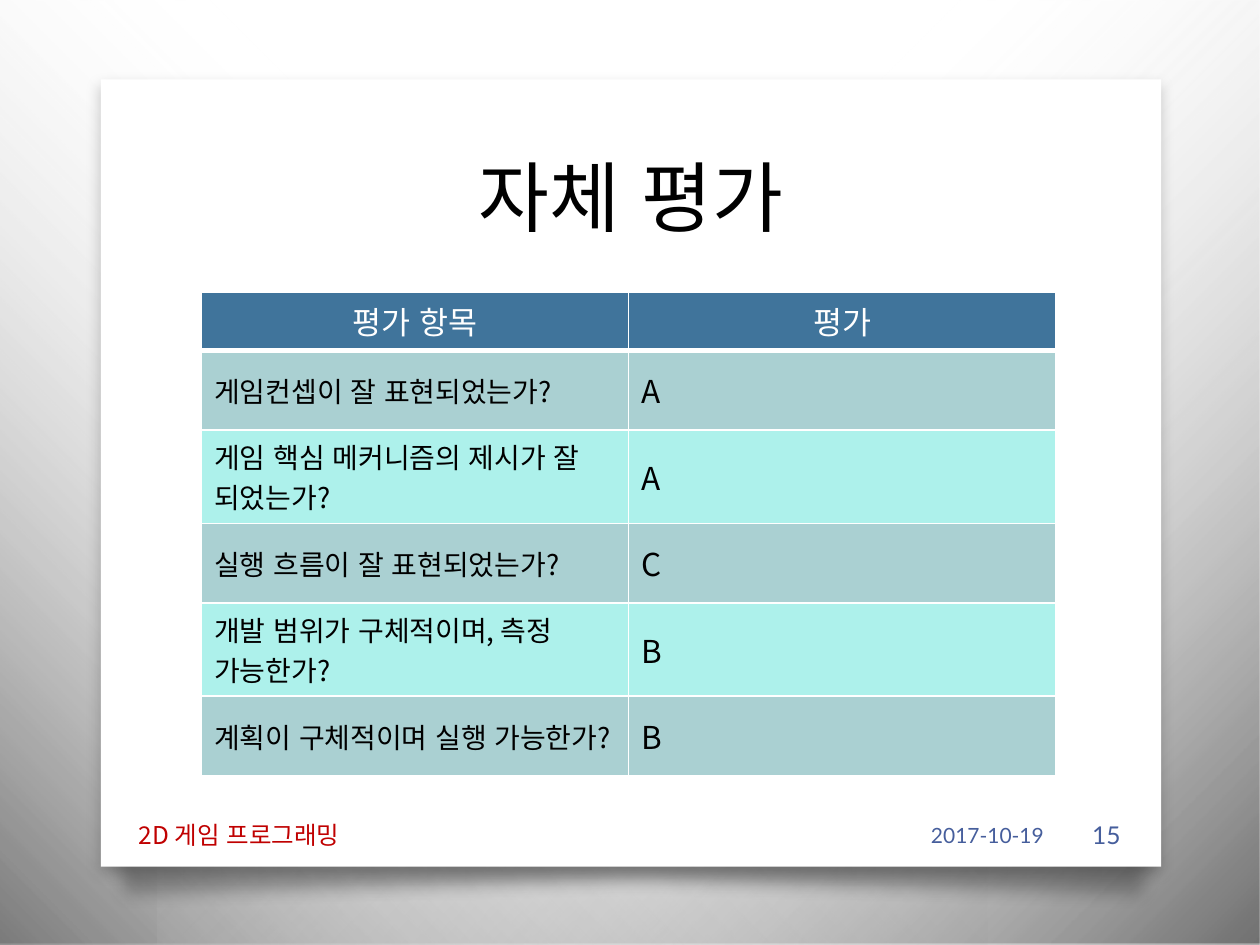
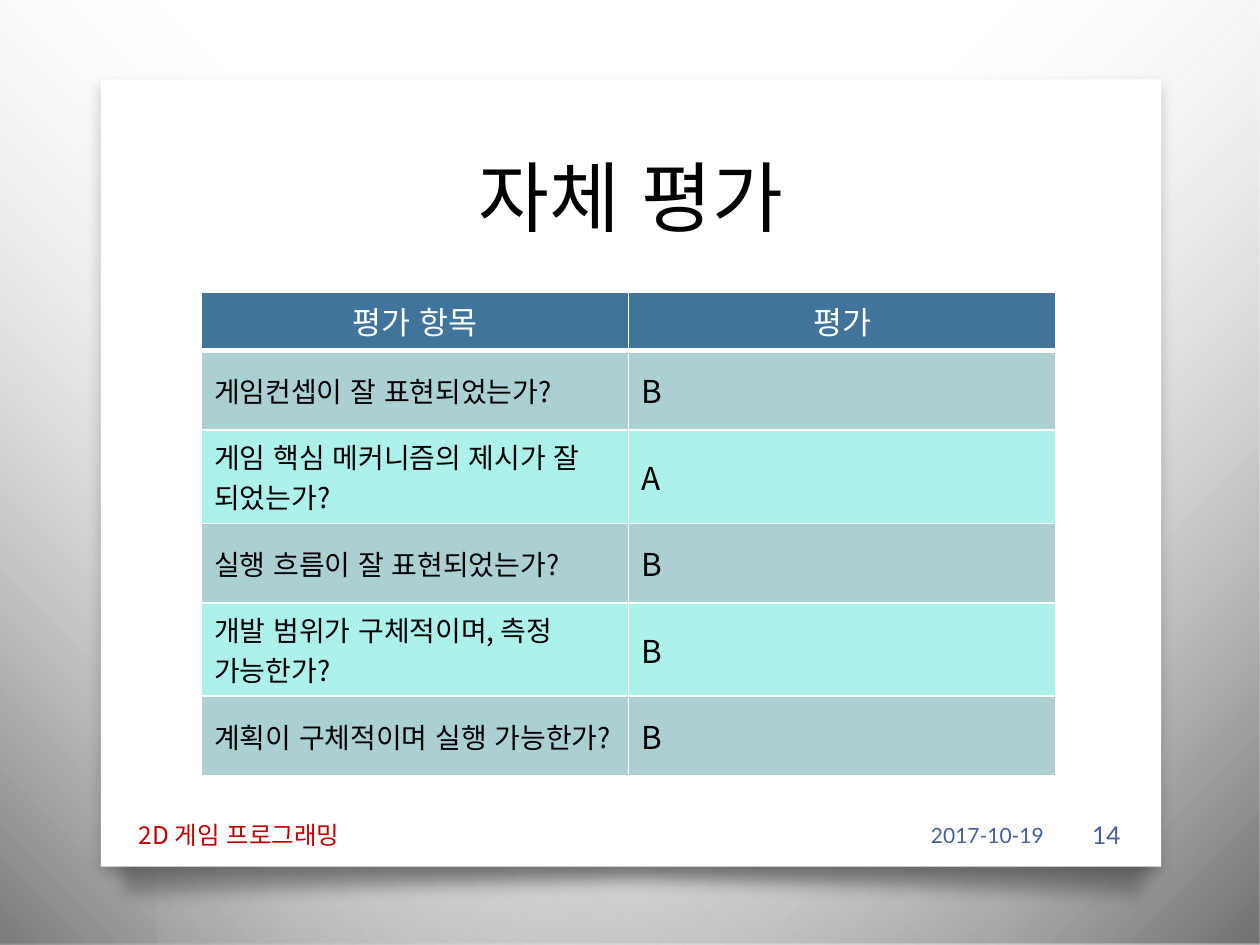
Before and after one commit to iconstudio/2017-Platformer, a slide deck: slide 14 of slides/2016180042_진윤성_2DGP_1차발표.pptx (slide 15 before the commit). Drawn at 1260x945 pixels with LibreOffice and Linux fonts; fonts in the diff are those of the drawing; background and template pictures are left out. Boxes give left, top, right and bottom in pixels: in the first picture for what was removed or moved away, otherwise in the second. Text is boxed around its words. In the diff, an @@ line names an element or a change of style, - is before the commit and + after.

```diff
--- a/slides/2016180042_진윤성_2DGP_1차발표.pptx
+++ b/slides/2016180042_진윤성_2DGP_1차발표.pptx
@@ table at (202,292,1056,755) @@
-row 2, column 2: A
+row 2, column 2: B
-row 4, column 2: C
+row 4, column 2: B
@@ page number at (1092,826,1120,844): text changed @@
-15
+14
```
Also in this commit, not shown: 3 other slides changed, 1 slide removed.
